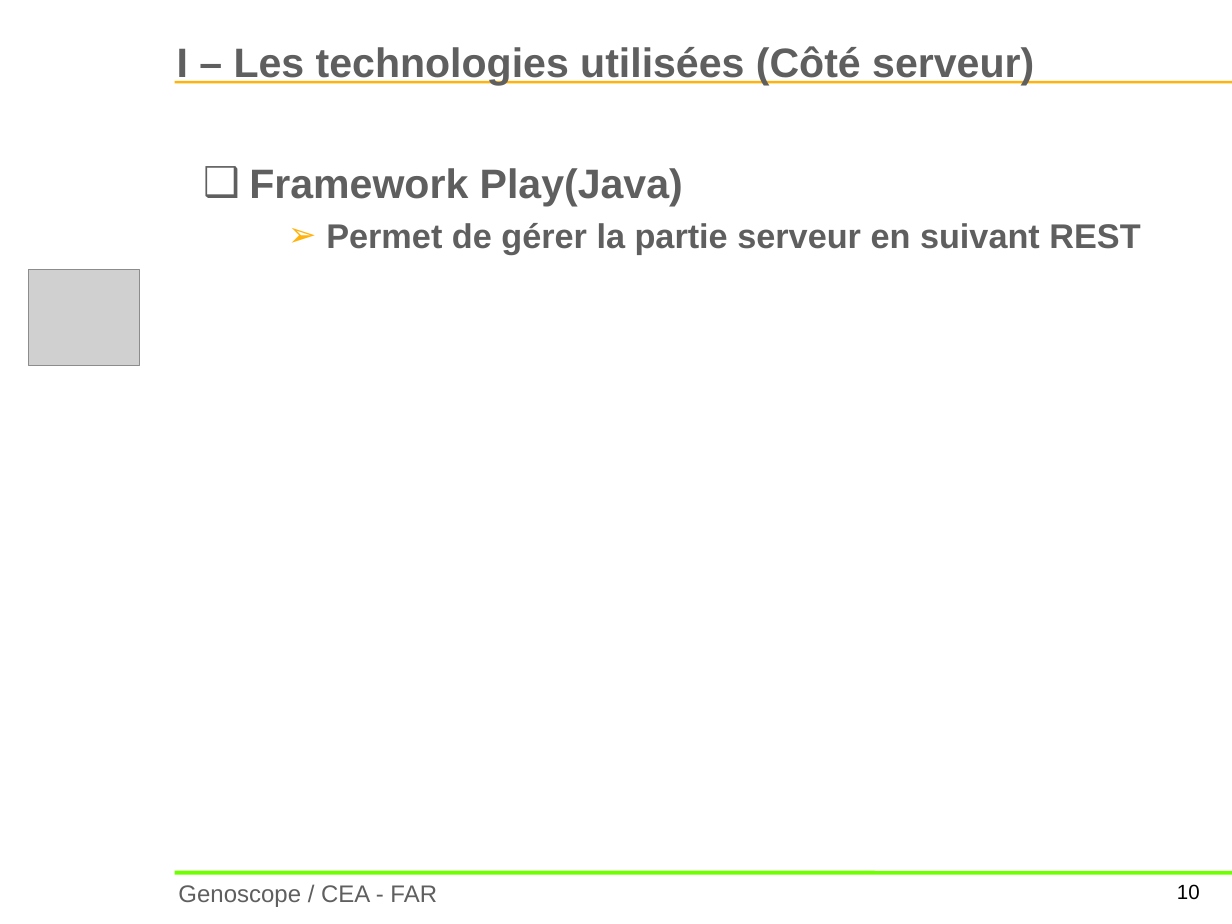
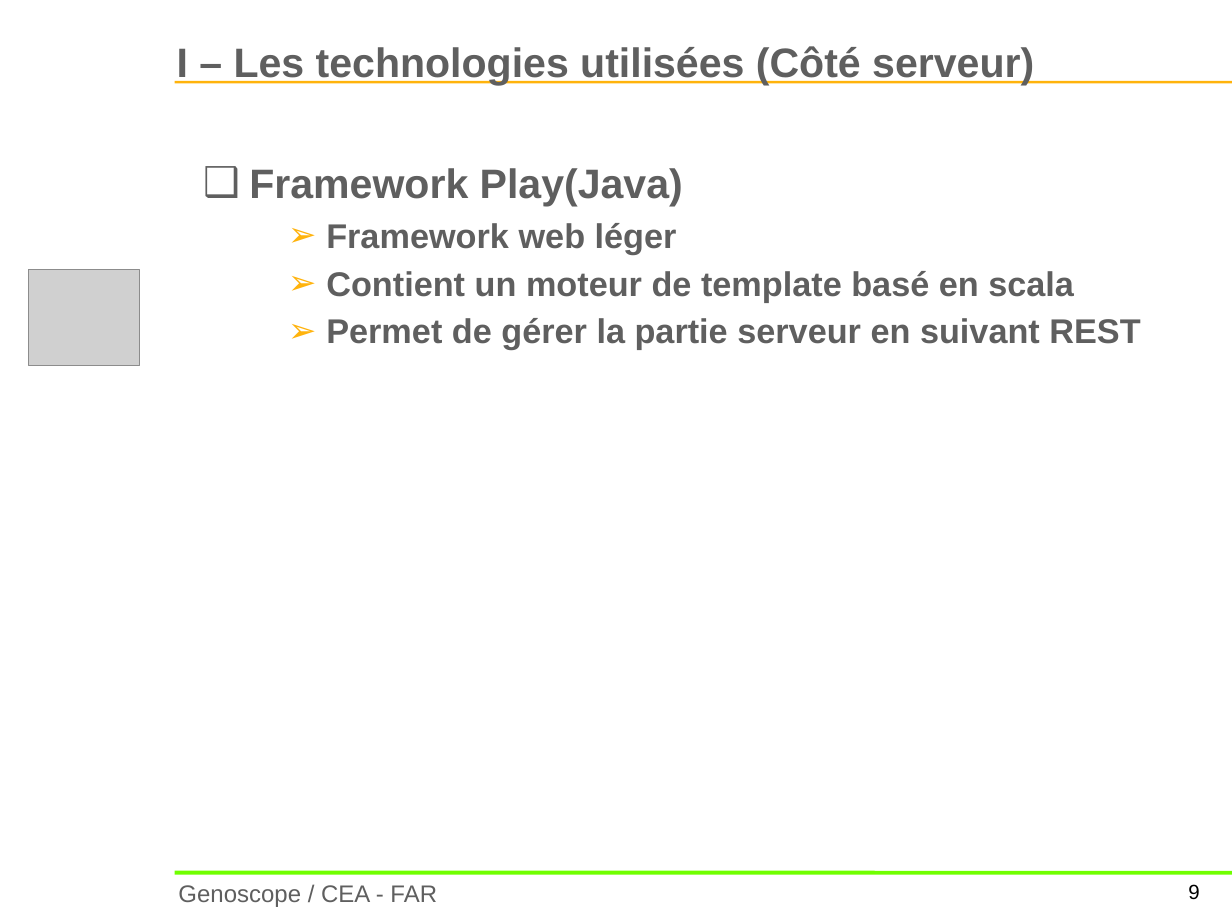
Before and after one commit to CyrilKeil/rapportAlternance20142015, a slide deck: slide 9 of PPTOral.pptx (slide 10 before the commit). Drawn at 1232x924 pixels with LibreOffice and Linux fonts; fonts in the diff are those of the drawing; grey boxes stand for pictures; background and template pictures are left out. Boxes give left, top, right and bottom in pixels: in the first picture for what was removed or moved away, otherwise in the second. Text is boxed around its words. In the diff, an @@ line names an element or a change of style, - is before the commit and + after.

```diff
--- a/PPTOral.pptx
+++ b/PPTOral.pptx
@@ text at [326, 223, 1074, 302]: paragraphs added @@
+  ➢ Framework web léger
+  ➢ Contient un moteur de template basé en scala
@@ page number at [1188, 884, 1199, 900]: text changed @@
-10
+9
```
Also in this commit, not shown: 15 other slides changed, 4 slides added, 1 other file.
